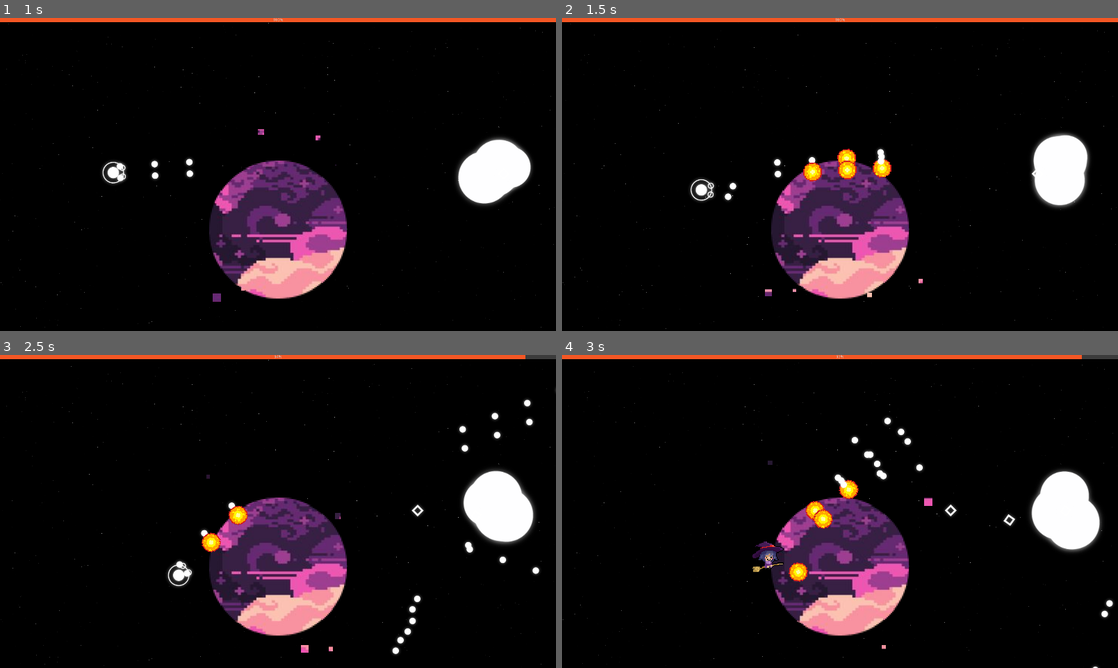
Above: before the commit, frames 1-4 (two rows, left to right).
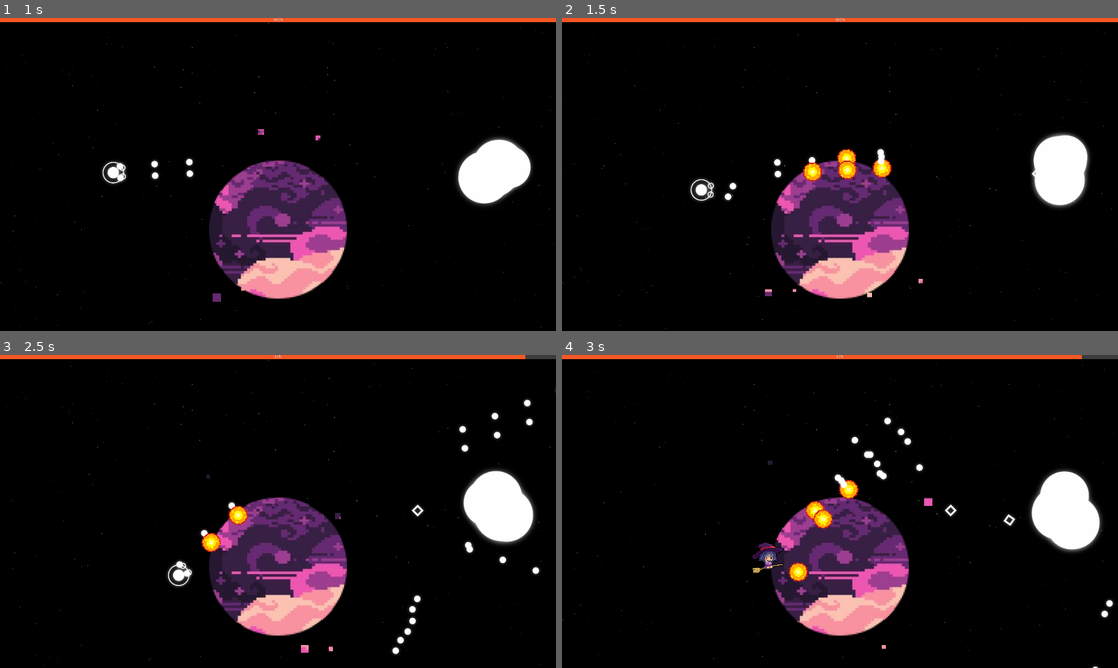
Above: after the commit, the same moments.

Repository: SAM2WOW/ProjectDanmaku
Game: Godot game, scene res://scenes/Main.tscn
The game is run twice, just before and just after one commit, with the same random seed, the same clock (stepped at 60 frames per second) and the same inputs. The engine's default icon, where the game draws it, is replaced by a stand-in: a white triangle on a blue panel in a dark square.
Inputs (mouse positions are in pixels of both pictures, inside the frame that each line leads up to):
- Up to frame 1 (1 s): tap Enter at 0.5 s; move the mouse to (400, 158) at 0.52 s; press the mouse at (400, 158) at 0.53 s; hold D (move_right) from 0.53 s (still down)
- Up to frame 2 (1.5 s): move the mouse to (728, 190) at 1.27 s; release D (move_right) at 1.28 s; release the mouse at (728, 190) at 1.28 s; hold S (move_down) from 1.28 s (still down); click (728, 190) at 1.35 s
- Up to frame 3 (2.5 s): move the mouse to (333, 442) at 2.02 s; release S (move_down) at 2.03 s; press the mouse at (333, 442) at 2.03 s; hold D (move_right) from 2.03 s (still down)
- Up to frame 4 (3 s): move the mouse to (812, 574) at 2.77 s; release D (move_right) at 2.78 s; release the mouse at (812, 574) at 2.78 s; hold W (move_up) from 2.78 s (still down); click (812, 574) at 2.85 s

Frame 1 is identical in both runs. In frame 2, less than 0.1% of the frame differs, in the area x 43-59%, y 42-52%; in frame 3, less than 0.1%; in frame 4, 0.2%, in the area x 34-53%, y 40-72%.

Commit message:
attach flip script to 3d

Diff:
--- a/objects/characters/Player.tscn
+++ b/objects/characters/Player.tscn
@@ -39,6 +39,14 @@
 "speed": 5.0
 } ]
 
+[sub_resource type="SpriteFrames" id=15]
+animations = [ {
+"frames": [ ExtResource( 6 ) ],
+"loop": true,
+"name": "default",
+"speed": 5.0
+} ]
+
 [sub_resource type="CircleShape2D" id=1]
 radius = 20.0
 
@@ -65,7 +73,7 @@
 [node name="AnimatedSprite" type="AnimatedSprite" parent="Style1"]
 scale = Vector2( 3, 3 )
 frames = SubResource( 8 )
-frame = 3
+frame = 2
 speed_scale = 2.0
 playing = true
 script = ExtResource( 4 )
@@ -73,10 +81,11 @@
 [node name="Style2" type="Node2D" parent="."]
 visible = false
 
-[node name="Sprite" type="Sprite" parent="Style2"]
+[node name="AnimatedSprite" type="AnimatedSprite" parent="Style2"]
 position = Vector2( -2, 0 )
 scale = Vector2( 0.152315, 0.152315 )
-texture = ExtResource( 6 )
+frames = SubResource( 15 )
+script = ExtResource( 4 )
 
 [node name="Style3" type="Node2D" parent="."]
 visible = false
--- a/objects/characters/flip_script.gd
+++ b/objects/characters/flip_script.gd
@@ -1,19 +1,13 @@
 extends AnimatedSprite
-
-
-# Declare member variables here. Examples:
-var player_node;
 
 # Called when the node enters the scene tree for the first time.
 func _ready():
-	player_node = $"../.."
-
+	pass
 
 # Called every frame. 'delta' is the elapsed time since the previous frame.
 func _process(delta):
-	var player_sprite = player_node.get_node("./Style1/AnimatedSprite");
 	var dir = get_global_position().direction_to(get_global_mouse_position());
 	if (dir.x >= 0):
-		player_sprite.set_flip_h(true);
+		self.set_flip_h(true);
 	else:
-		player_sprite.set_flip_h(false);
+		self.set_flip_h(false);
--- a/objects/weapons/PlayerBullet.tscn
+++ b/objects/weapons/PlayerBullet.tscn
@@ -49,7 +49,7 @@
 [node name="AnimatedSprite" type="AnimatedSprite" parent="Style1"]
 scale = Vector2( 4, 4 )
 frames = SubResource( 5 )
-frame = 1
+frame = 2
 playing = true
 
 [node name="Style2" type="Node2D" parent="."]
Not shown: 1 places in objects/characters/Player.tscn that only renumber resources
